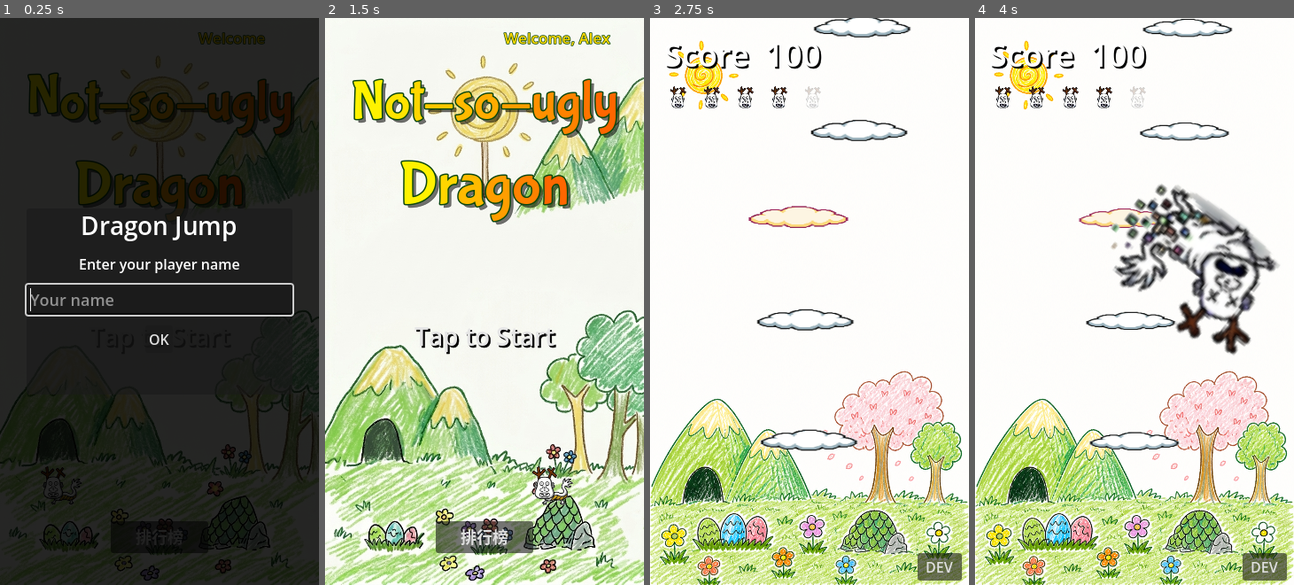
Above: before the commit, frames 1-4 (left to right).
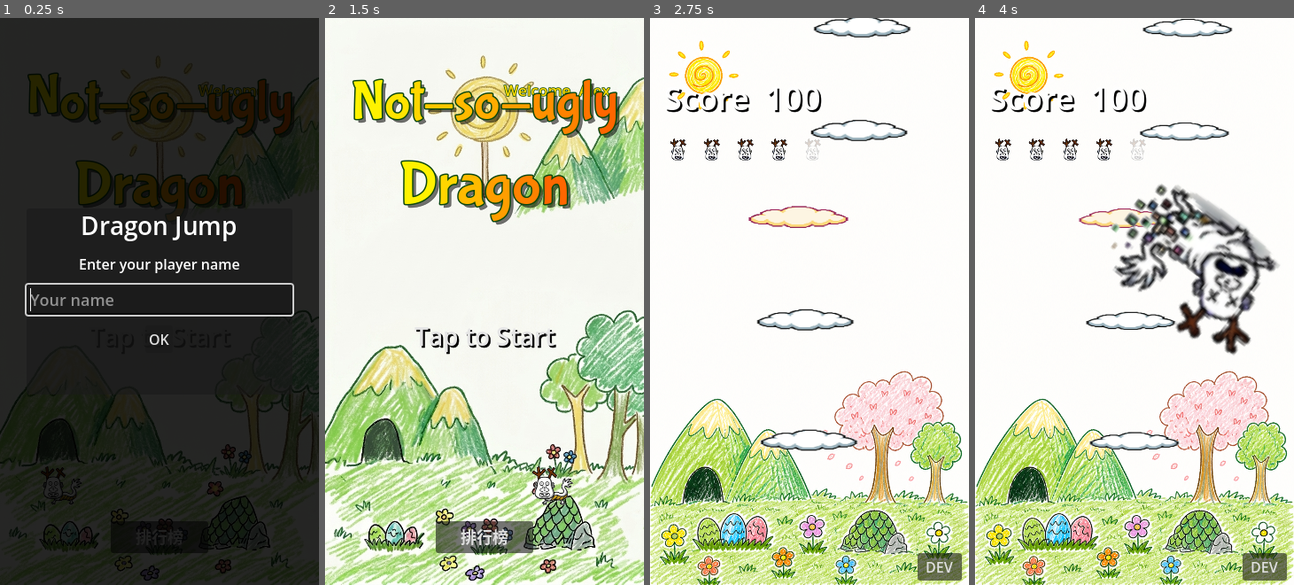
Above: after the commit, the same moments.

Repository: leo70623/Dragon_jump
Game: Godot game, scene res://start_screen.tscn
The game is run twice, just before and just after one commit, with the same random seed, the same clock (stepped at 60 frames per second) and the same inputs.
Inputs (mouse positions are in pixels of both pictures, inside the frame that each line leads up to):
- Up to frame 1 (0.25 s): no input
- Up to frame 2 (1.5 s): click (484, 301) at 0.52 s; type "Alex" at 0.6 s; click "OK" at 1.25 s
- Up to frame 3 (2.75 s): tap Enter at 2 s; move the mouse to (879, 273) at 2.02 s; hold Right (ui_right) from 2.03 s (still down); click (879, 273) at 2.17 s
- Up to frame 4 (4 s): release Right (ui_right) at 2.75 s; drag from (1070, 329) to (1134, 437) at 2.77 s; move the mouse to (1166, 176) at 3.52 s; hold Left (ui_left) from 3.53 s (still down)

The runs differ from the first frame. In frame 1, 0.4% of the frame differs, in the area x 62-84%, y 2-14%; in frame 2, 0.9%; in frame 3, 1.9%, in the area x 5-54%, y 4-26%; in frame 4, 1.9%.

Commit message:
fix: avoid iPhone safe area for UI elements

Diff:
--- a/main.gd
+++ b/main.gd
@@ -64,7 +64,7 @@
 	var display_size := tex_size * icon_scale
 
 	var x_start: float = 16.0 + display_size.x * 0.5
-	var icon_y: float = 74.0 + display_size.y * 0.5
+	var icon_y: float = 133.0 + display_size.y * 0.5
 	var x_step: float = display_size.x + 6.0
 
 	for i in MAX_LIVES:
@@ -137,7 +137,7 @@
 		game_over_screen.visible = true
 
 	_status_label = Label.new()
-	_status_label.position = Vector2(8.0, 48.0)
+	_status_label.position = Vector2(8.0, 107.0)
 	_status_label.add_theme_font_size_override("font_size", 20)
 	_ui.add_child(_status_label)
 
--- a/main.tscn
+++ b/main.tscn
@@ -28,9 +28,9 @@
 
 [node name="ScoreLabel" type="Label" parent="UI"]
 offset_left = 16.0
-offset_top = 16.0
+offset_top = 65.0
 offset_right = 310.0
-offset_bottom = 66.0
+offset_bottom = 115.0
 theme_override_font_sizes/font_size = 36
 theme_override_colors/font_color = Color(1, 1, 1, 1)
 theme_override_colors/font_shadow_color = Color(0, 0, 0, 1)
--- a/start_screen.gd
+++ b/start_screen.gd
@@ -67,7 +67,7 @@
 	_welcome_label.add_theme_constant_override("shadow_offset_x", 2)
 	_welcome_label.add_theme_constant_override("shadow_offset_y", 2)
 	_welcome_label.custom_minimum_size = Vector2(180, 32)
-	_welcome_label.position = Vector2(vp.x - 188.0, 6.0)
+	_welcome_label.position = Vector2(vp.x - 188.0, 65.0)
 	_welcome_label.pressed.connect(_on_change_name_pressed)
 	$UI.add_child(_welcome_label)
 	_update_welcome_text()
